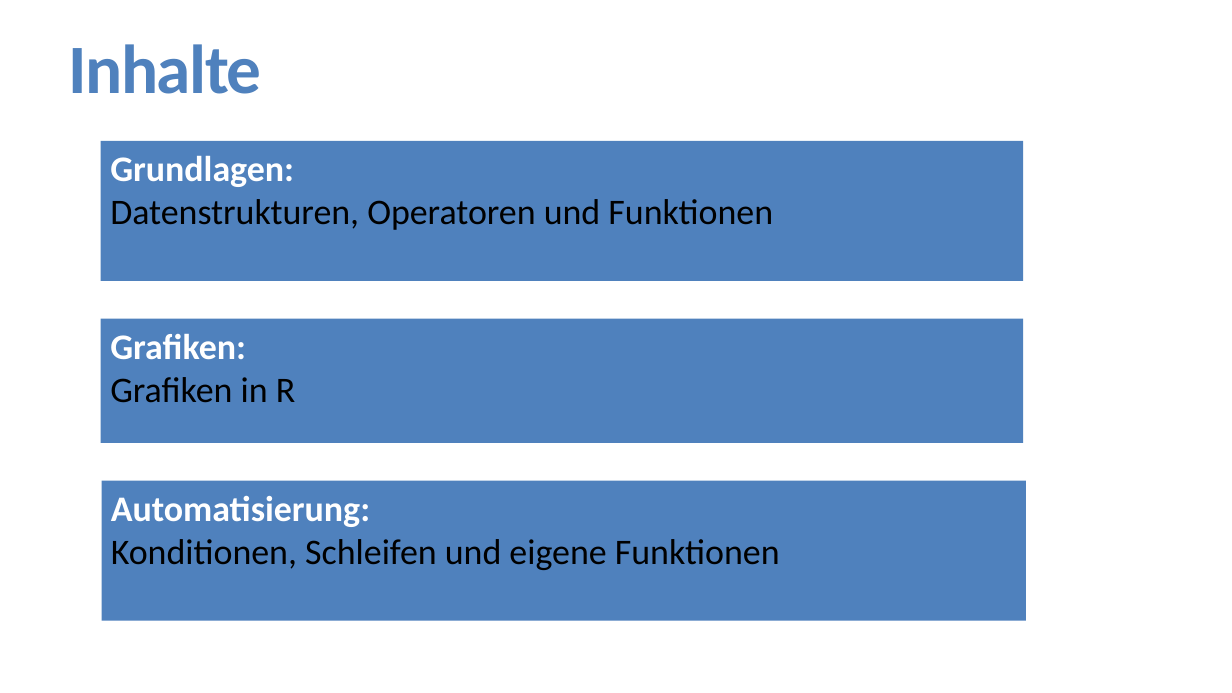
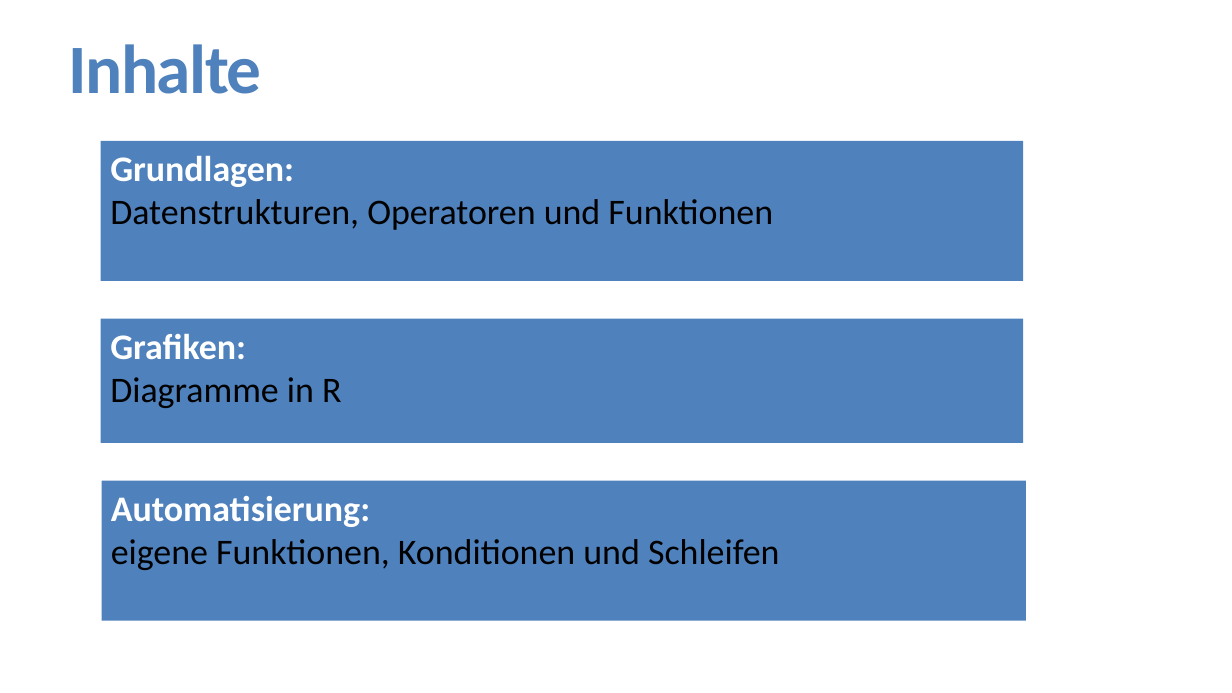
Before and after one commit to FlorianKeppeler/RKurs, a slide deck: slide 4 of Präsentationen/Einführung in R.pptx (slide 5 before the commit). Drawn at 1232x693 pixels with LibreOffice and Linux fonts; fonts in the diff are those of the drawing. Boxes give left, top, right and bottom in pixels: in the first picture for what was removed or moved away, otherwise in the second. Text is boxed around its words. In the diff, an @@ line names an element or a change of style, - is before the commit and + after.

```diff
--- a/Präsentationen/Einführung in R.pptx
+++ b/Präsentationen/Einführung in R.pptx
@@ text in rectangle at box(110, 377, 341, 408): text changed @@
-  Grafiken in R
+  Diagramme in R
@@ text in rectangle at box(111, 539, 780, 570): text changed @@
-    Konditionen, Schleifen und eigene Funktionen
+    eigene Funktionen, Konditionen und Schleifen
```
Also in this commit, not shown: 4 other slides changed, 2 slides added, 4 slides removed, 7 other files.
